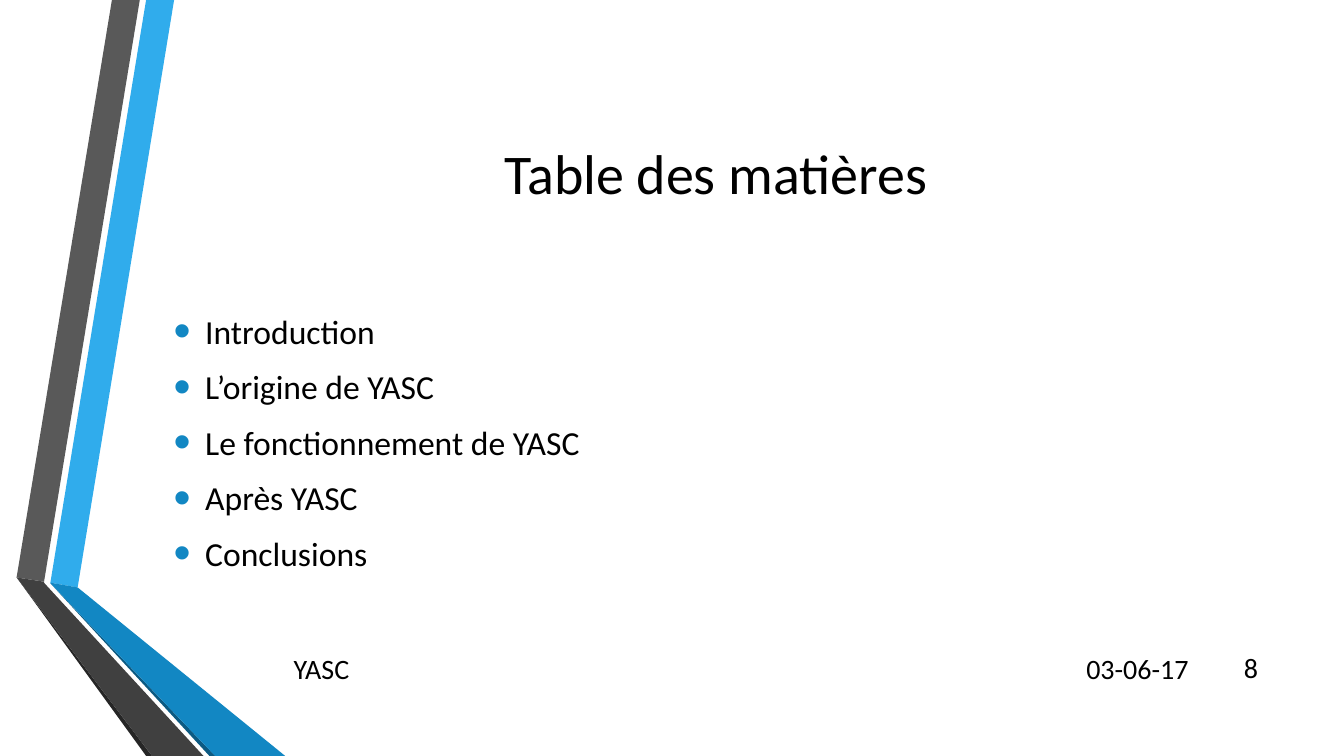
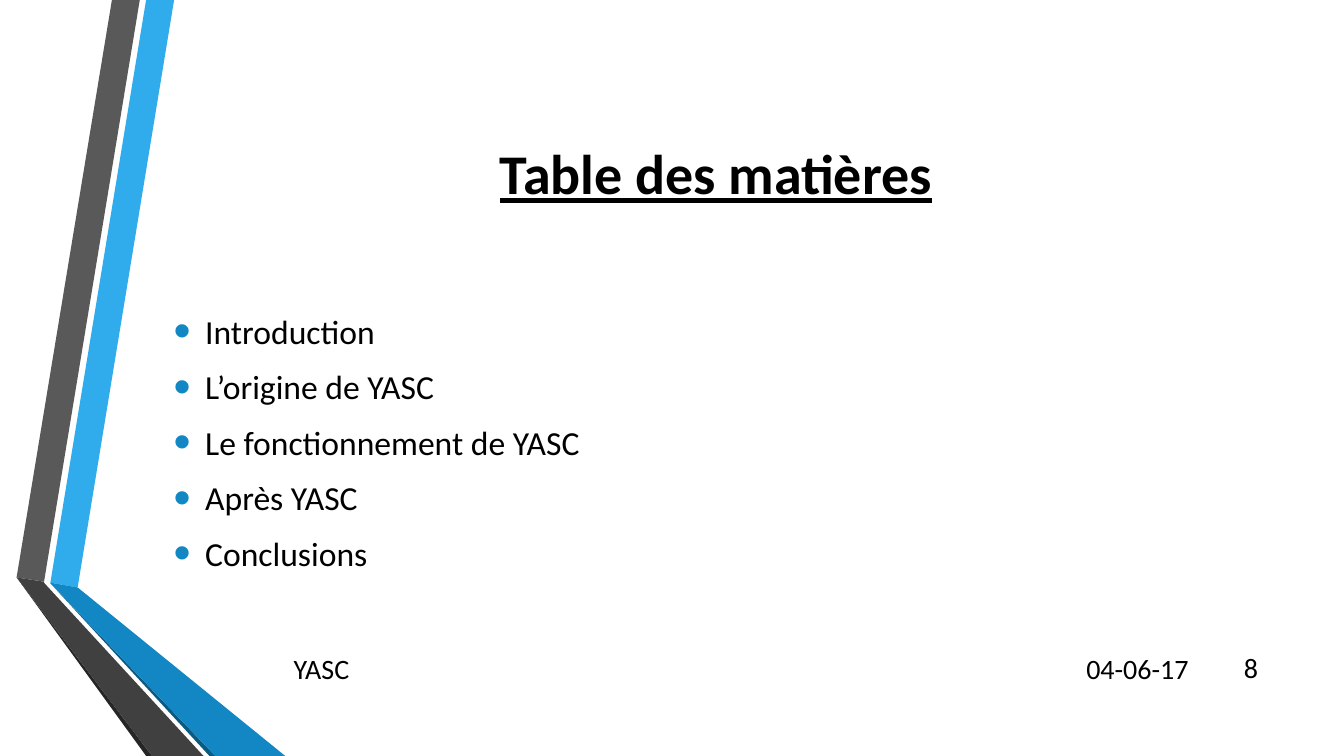
Before and after one commit to CerfontaineMathieu/TFE, a slide deck: slide 8 of Automatisation des déploiements d’applications et d’équipements réseaux via.pptx. Drawn at 1344x756 pixels with LibreOffice and Linux fonts; fonts in the diff are those of the drawing; background and template pictures are left out. Boxes give left, top, right and bottom in pixels: in the first picture for what was removed or moved away, otherwise in the second. Text is boxed around its words. In the diff, an @@ line names an element or a change of style, - is before the commit and + after.

```diff
--- a/Automatisation des déploiements d’applications et d’équipements réseaux via.pptx
+++ b/Automatisation des déploiements d’applications et d’équipements réseaux via.pptx
@@ title "Table des matières" at <box>500,154,932,203</box>: bold on, underline on @@
@@ text at <box>1086,660,1188,680</box>: text changed @@
-03-06-17
+04-06-17
```
Also in this commit, not shown: 11 other slides changed, 9 slides added, 1 other file.
